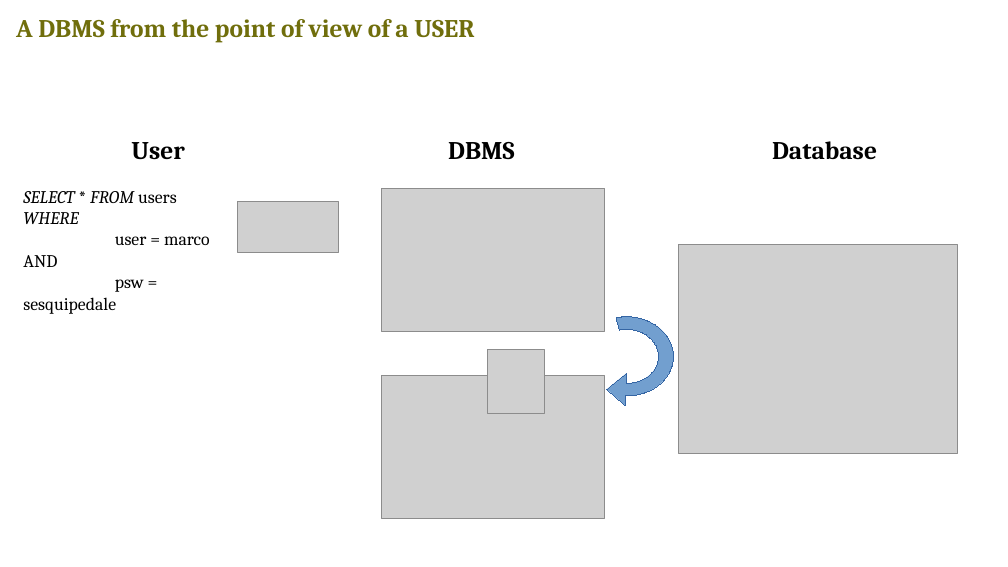
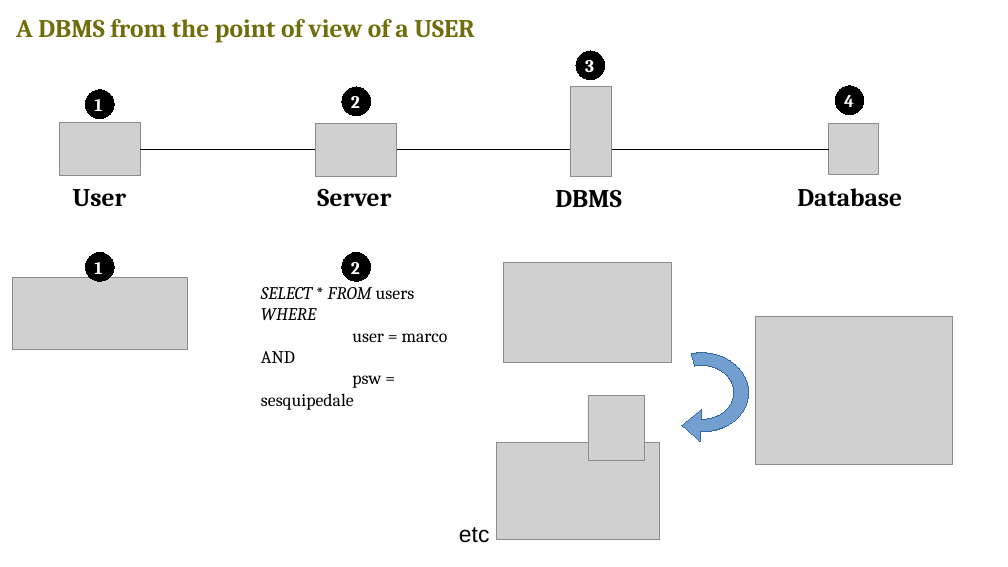
Before and after one commit to v-research/edu, a slide deck: slide 8 of second_year_2020/lesson_1/databases_dbms_sql.odp. Drawn at 1008x567 pixels with LibreOffice and Linux fonts; fonts in the diff are those of the drawing; grey boxes stand for pictures. Boxes give left, top, right and bottom in pixels: in the first picture for what was removed or moved away, otherwise in the second. Text is boxed around its words. In the diff, an @@ line names an element or a change of style, - is before the commit and + after.

```diff
--- a/second_year_2020/lesson_1/databases_dbms_sql.odp
+++ b/second_year_2020/lesson_1/databases_dbms_sql.odp
@@ ellipse added at [576, 51, 605, 80], fill #000000, outline #000000 0 pt @@
@@ ellipse added at [342, 87, 370, 115], fill #000000, outline #000000 0 pt @@
@@ picture added at [571, 86, 612, 177] @@
@@ text added at [585, 60, 594, 72], 14 pt, text #FFFFFF, bold @@
+3
@@ ellipse added at [835, 86, 863, 114], fill #000000, outline #000000 0 pt @@
@@ ellipse added at [85, 90, 113, 118], fill #000000, outline #000000 0 pt @@
@@ text added at [94, 99, 102, 111], 14 pt, text #FFFFFF, bold @@
+1
@@ text added at [351, 96, 360, 108], 14 pt, text #FFFFFF, bold @@
+2
@@ text added at [844, 95, 854, 107], 14 pt, text #FFFFFF, bold @@
+4
@@ picture added at [59, 123, 141, 176] @@
@@ line added from (141, 149) to (829, 149), #000000 0 pt @@
@@ picture: place and size @@
-picture at [238, 201, 338, 252]
+picture at [316, 123, 397, 177]
@@ picture added at [829, 124, 879, 176] @@
@@ text "User": place and size @@
-text "User" at [131, 142, 185, 160]
+text "User" at [73, 189, 127, 207]
@@ text "DBMS": place and size @@
-text "DBMS" at [448, 142, 515, 159]
+text "DBMS" at [555, 190, 622, 207]
@@ text "Database": place and size @@
-text "Database" at [772, 141, 877, 160]
+text "Database" at [797, 188, 902, 207]
@@ text added at [317, 189, 391, 206], 20 pt, text #000000, bold @@
+Server
@@ ellipse added at [85, 252, 113, 281], fill #000000, outline #000000 0 pt @@
@@ text added at [94, 262, 102, 274], 14 pt, text #FFFFFF, bold @@
+1
@@ ellipse added at [342, 252, 370, 281], fill #000000, outline #000000 0 pt @@
@@ text added at [351, 262, 360, 274], 14 pt, text #FFFFFF, bold @@
+2
@@ picture: place and size @@
-picture at [381, 188, 605, 331]
+picture at [504, 263, 672, 362]
@@ picture added at [13, 278, 188, 350] @@
@@ text "SELECT * FROM users": place and size @@
-text "SELECT * FROM users" at [23, 191, 210, 314]
+text "SELECT * FROM users" at [261, 287, 448, 410]
@@ picture: place and size @@
-picture at [679, 245, 958, 454]
+picture at [756, 316, 954, 464]
@@ freeform shape: place and size @@
-freeform shape at [580, 316, 673, 396]
+freeform shape at [656, 353, 749, 433]
@@ picture: place and size @@
-picture at [381, 375, 605, 518]
+picture at [588, 396, 645, 461]
@@ picture: place and size @@
-picture at [488, 349, 544, 414]
+picture at [497, 443, 659, 540]
@@ text added at [459, 527, 489, 543], 18 pt, text #000000 @@
+etc
```
Also in this commit, not shown: 5 other slides changed, 2 slides added.
